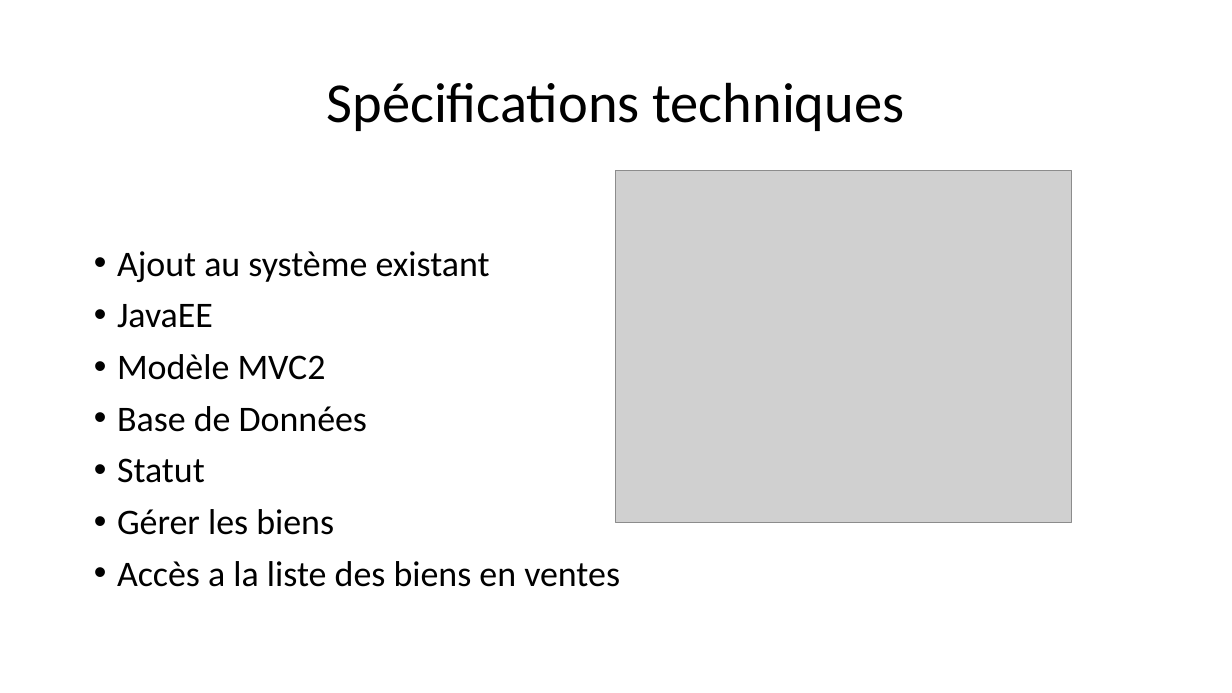
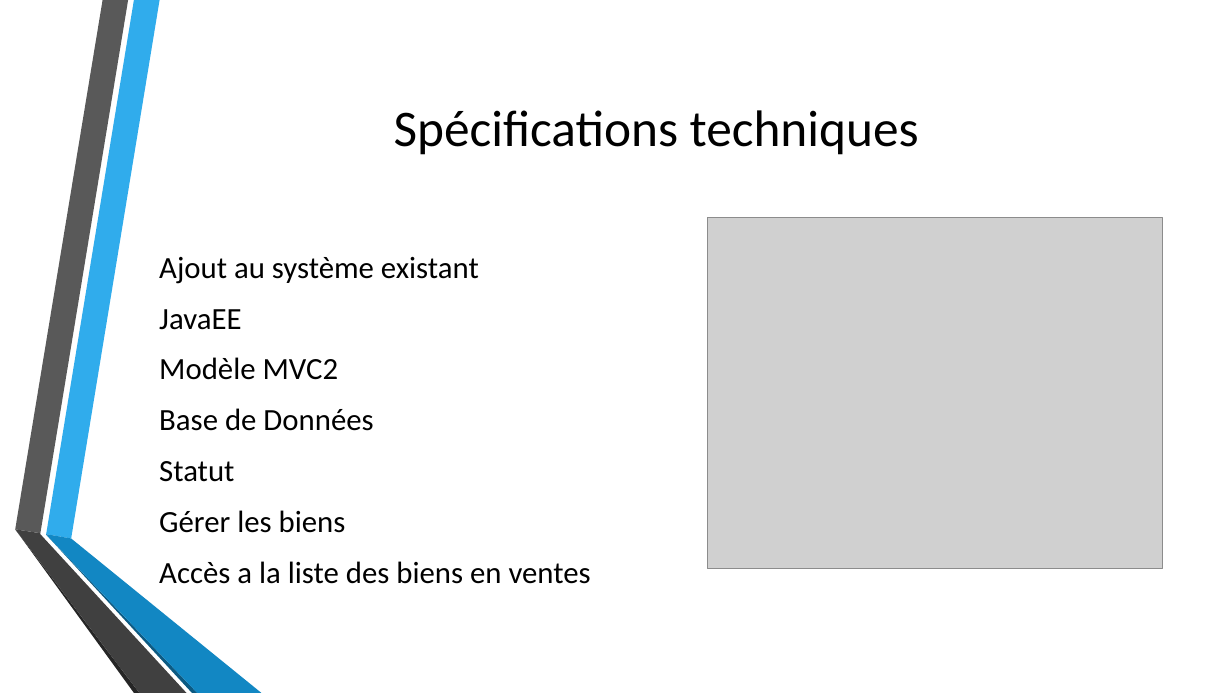
Before and after one commit to Thibaut-Comte/projetIT, a slide deck: slide 12 of PrésentationBourseEchangeSCPI.pptx. Drawn at 1232x693 pixels with LibreOffice and Linux fonts; fonts in the diff are those of the drawing; grey boxes stand for pictures; background and template pictures are left out. Boxes give left, top, right and bottom in pixels: in the first picture for what was removed or moved away, otherwise in the second. Text is boxed around its words. In the diff, an @@ line names an element or a change of style, - is before the commit and + after.

```diff
--- a/PrésentationBourseEchangeSCPI.pptx
+++ b/PrésentationBourseEchangeSCPI.pptx
@@ text "Spécifications techniques": place and size @@
-text "Spécifications techniques" at [327,82,905,131]
+text "Spécifications techniques" at [394,110,919,155]
@@ text "Spécifications techniques" at [394,110,919,155]: size 44 to 40 pt; line spacing 0.9 to 1 @@
@@ text "Ajout au système existant": place and size @@
-text "Ajout au système existant" at [117,251,620,587]
+text "Ajout au système existant" at [159,257,591,584]
@@ text "Ajout au système existant" at [159,257,591,584]: size 28 to 24 pt; bullet • to none; line spacing 0.9 to 1; vertical alignment top to middle @@
@@ picture: place and size @@
-picture at [616,171,1072,523]
+picture at [707,217,1163,569]
@@ group added at [15,0,262,693]: 6 freeform shapes @@
```
Also in this commit, not shown: 19 other slides changed.
